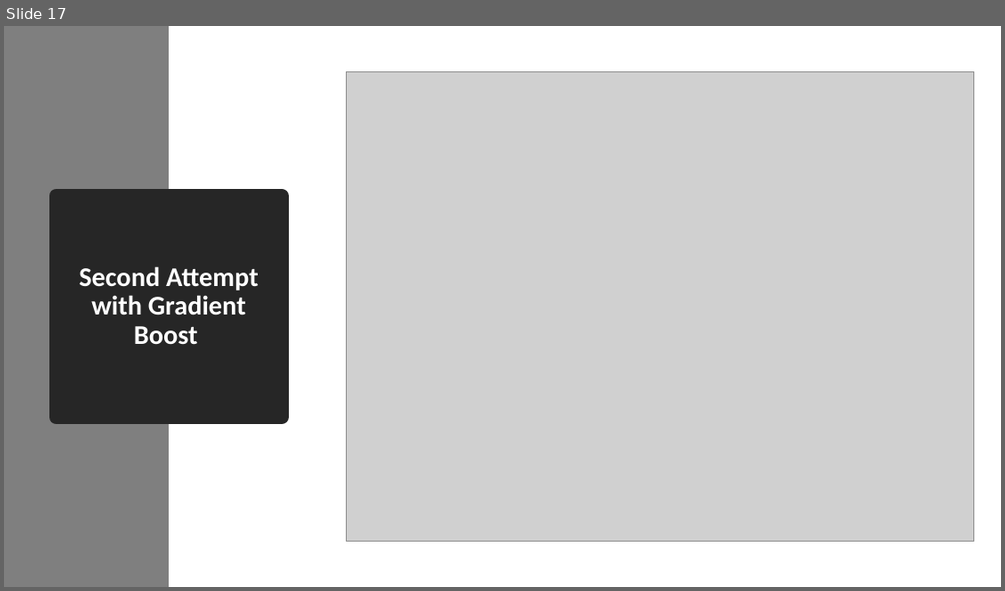
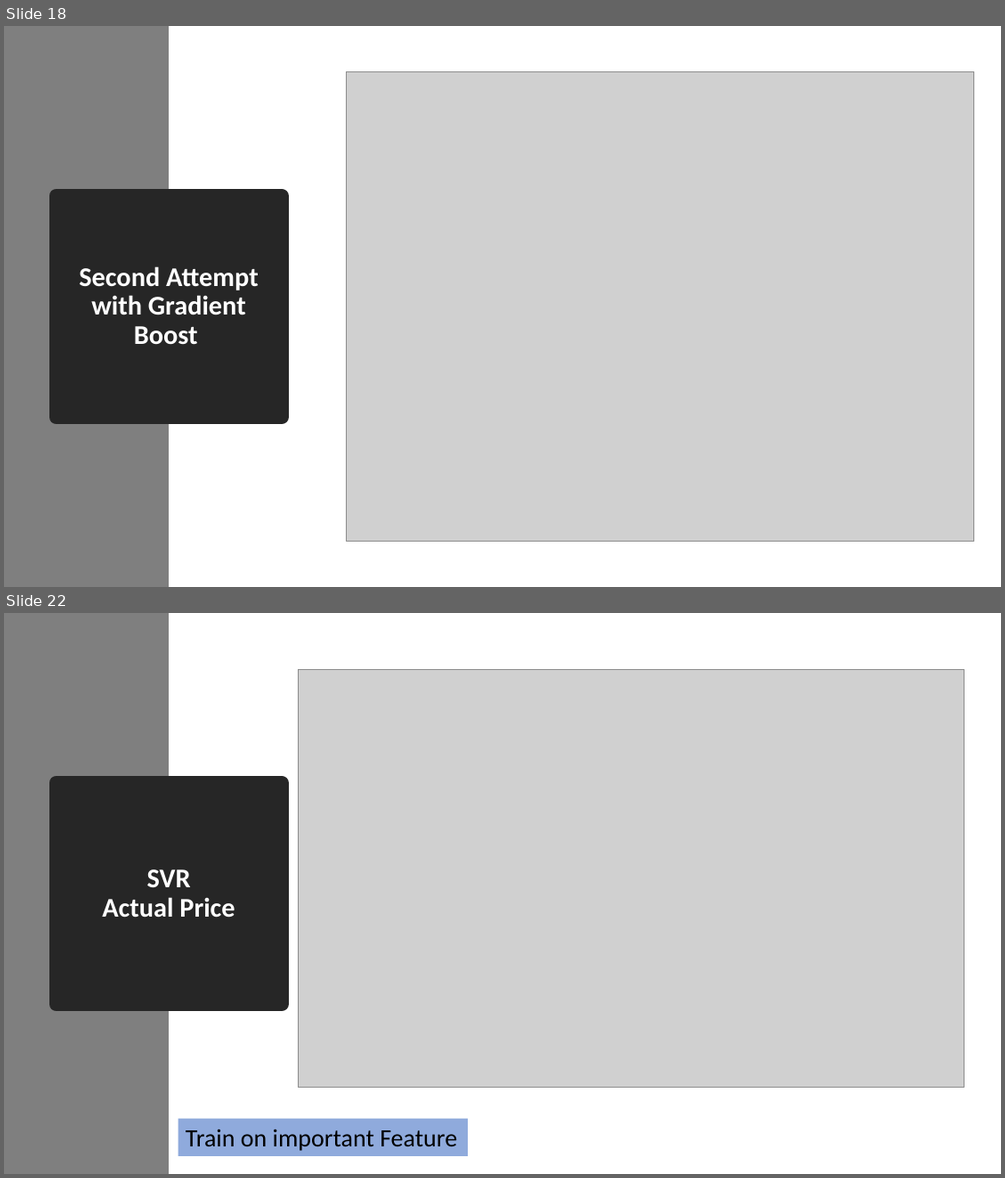
Before and after one commit to Yaohua-Chang/ML-Final-Project, a slide deck: Project.pptx. Shown one above the other, each under a label of ours: slide 17 before the commit, slides 18 and 22 after it; the slides between them are not shown. The pictures are 1005x591 and 1005x1178 pixels, drawn with LibreOffice and Linux fonts; fonts in the diff are those of the drawing; grey boxes stand for pictures. Boxes give left, top, right and bottom in pixels: in the first picture for what was removed or moved away, otherwise in the second. Text is boxed around its words. In the diff, an @@ line names an element or a change of style, - is before the commit and + after.

```diff
--- a/Project.pptx
+++ b/Project.pptx
@@ slide 22 added at [4,613,1001,1174], background #FFFFFF @@
@@ rectangle added at [4,613,169,1174], fill #7F7F7F @@
@@ picture added at [299,669,965,1086] @@
@@ title added at [57,783,282,1004], fill #262626, outline #262626 13.75 pt, 26 pt, text #FFFFFF, bold @@
+SVR
+Actual Price
@@ rectangle added at [178,1119,468,1156], fill #8FAADC, 24 pt, text #000000 @@
+Train on important Feature
@@ what was slide 17 is now slide 18 @@
```
Also in this commit, not shown: 3 slides changed, 16 other slides added, 9 other files.
